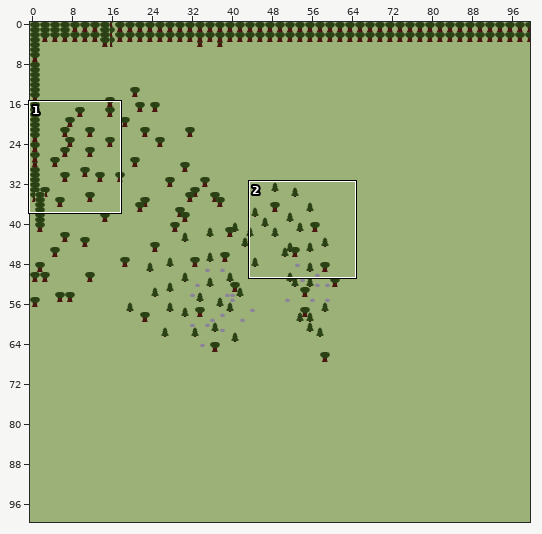
Two states of a Tiled map, Levels/level_data/first_map.tmx. The picture above shows the old version from afar; the outline marks the close-up.
Close-up. Old version:
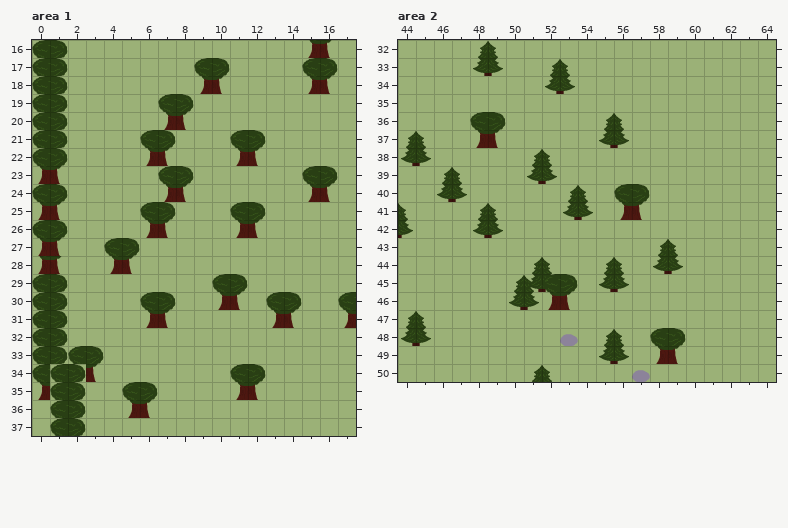
Cells are 64x64 px. Shown: area 1 x 0..17, y 16..37; area 2 x 44..64, y 32..50. The commit also changed other parts of the map, which this record leaves out.
Now the later version:
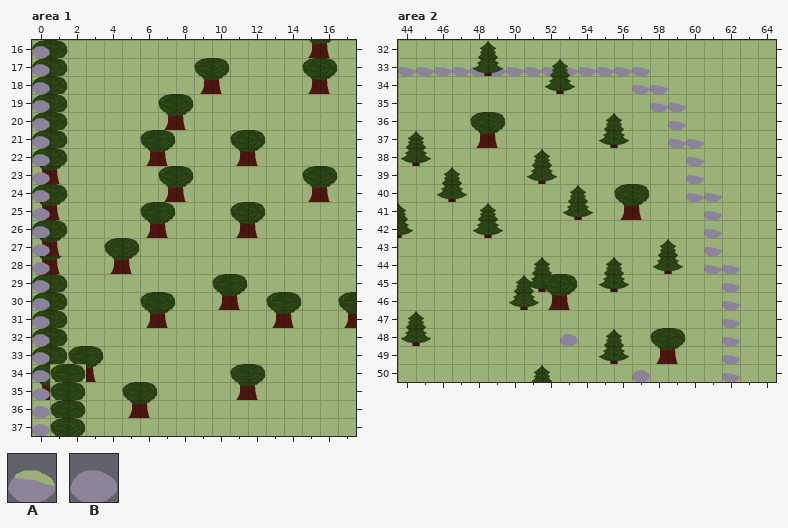
Key: from "rock": A 0; from "rock_nomoss": B 0.
_ is an empty cell.
Tiles of an added or newly shown layer are drawn over the layers below it.
Message: added barrier. working state!
From old to new:
Layer "Barrier" (added), area 1:
Tile B now appears in rows 16 to 37 at x 0.
Layer "Barrier" (added), area 2:
Tile A now appears in row 33 at x 44 to 57; in row 34 at x 57 to 58; in row 35 at x 58 to 59; in row 36 at x 59; in row 37 at x 59 to 60; in rows 38 to 39 at x 60.
Tile A now appears in row 40 at x 60 to 61; in rows 41 to 43 at x 61; in row 44 at x 61 to 62; in rows 45 to 50 at x 62.
